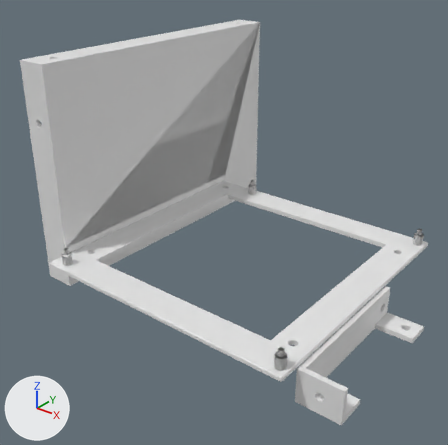
One commit to the Blender file Case01/mb-tray.blend: the scene before it, then after it.
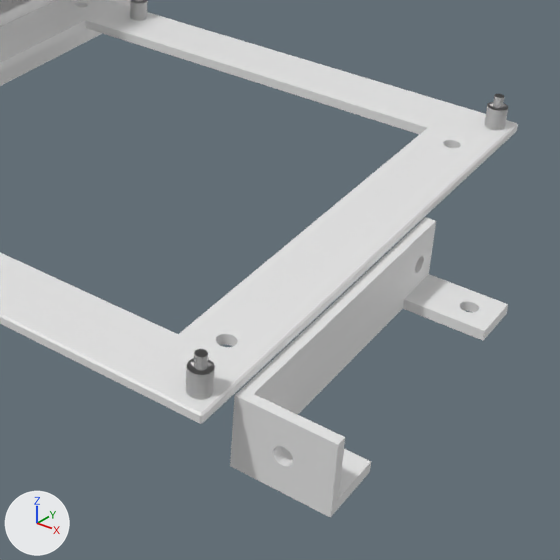
Each version is shown whole from a 50 mm lens placed at (289.0, -191.0, 190.0), pointed at (73.0, 79.0, 22.0), then close up on the part from 42% to 100% of the width and 42% to 100% of the height. Every picture has the same lights, and +X, +Y and +Z are marked at lower left.

The first close-up shows 'Back', 'Base', 'SsdBase', 'SsdBase.001', 'SsdMount', 'SsdMount.001'.
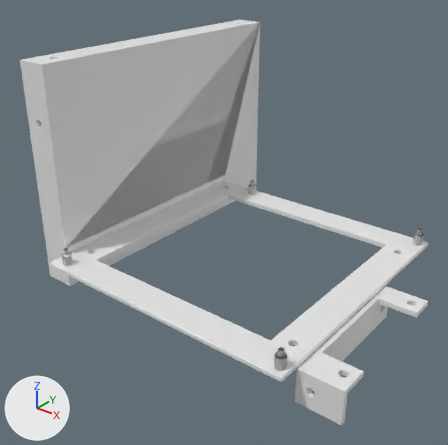
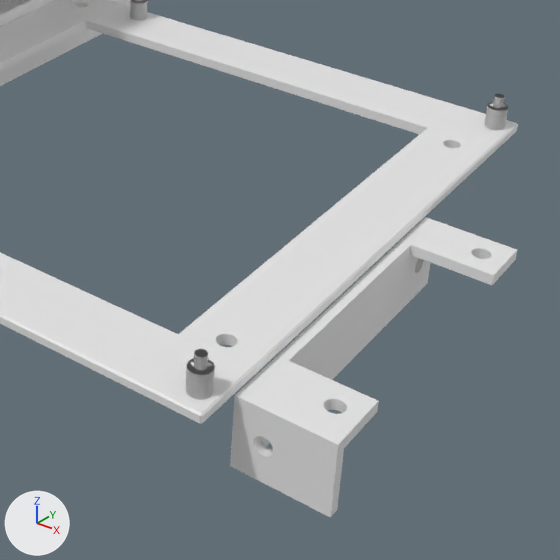
ob_screew_013 is not drawn itself; it is used by a modifier of ob_ssdbase_001.
ob_screew_012 is not drawn itself; it is used by a modifier of ob_ssdmount.

Pixel boxes [x1, y1, x2, y2] of what changed, in the close-ups (560 x 560 px):
```json
{"object": "SsdBase.001", "change": "reshaped", "before": [241, 394, 345, 518], "after": [241, 394, 345, 518]}
{"object": "SsdMount", "change": "moved", "before": [403, 274, 508, 340], "after": [410, 221, 517, 285]}
{"object": "SsdMount.001", "change": "moved", "before": [280, 446, 371, 509], "after": [254, 361, 379, 448]}
```

The change, as JSON lines over the scene's bpy script:
```json
{"op": "set", "path": "ob_screew_013.location", "old": "(183.0, 16.0, -10.0)", "new": "(178.0, 16.0, -10.0)"}
{"op": "set", "path": "ob_screew_012.location", "old": "(188.0, 100.1, -18.0)", "new": "(189.0, 100.1, -3.0)"}
{"op": "set", "path": "ob_ssdmount.location", "old": "(173.0, 92.6, -20.0)", "new": "(173.0, 92.6, -3.0)"}
{"op": "set", "path": "ob_ssdmount_001.location", "old": "(173.0, 16.0, -20.0)", "new": "(173.0, 16.0, -3.0)"}
```
